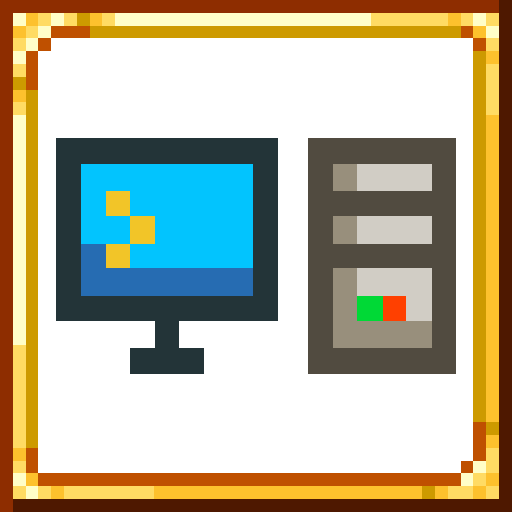
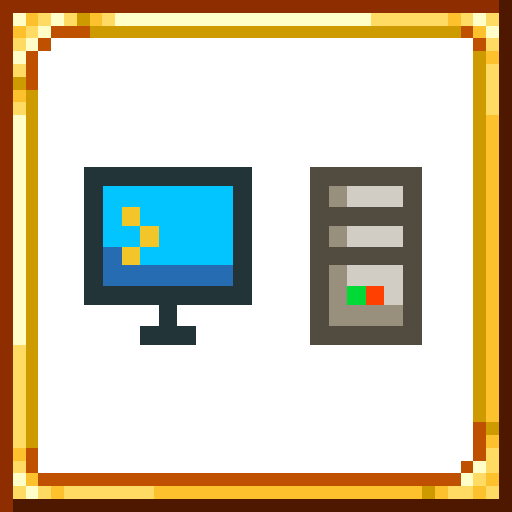
The second 512x512 image is a revision of the first. Changes to its layers:
painted on "client" over [56, 138, 278, 374]
painted on "server" over [308, 138, 456, 374]
